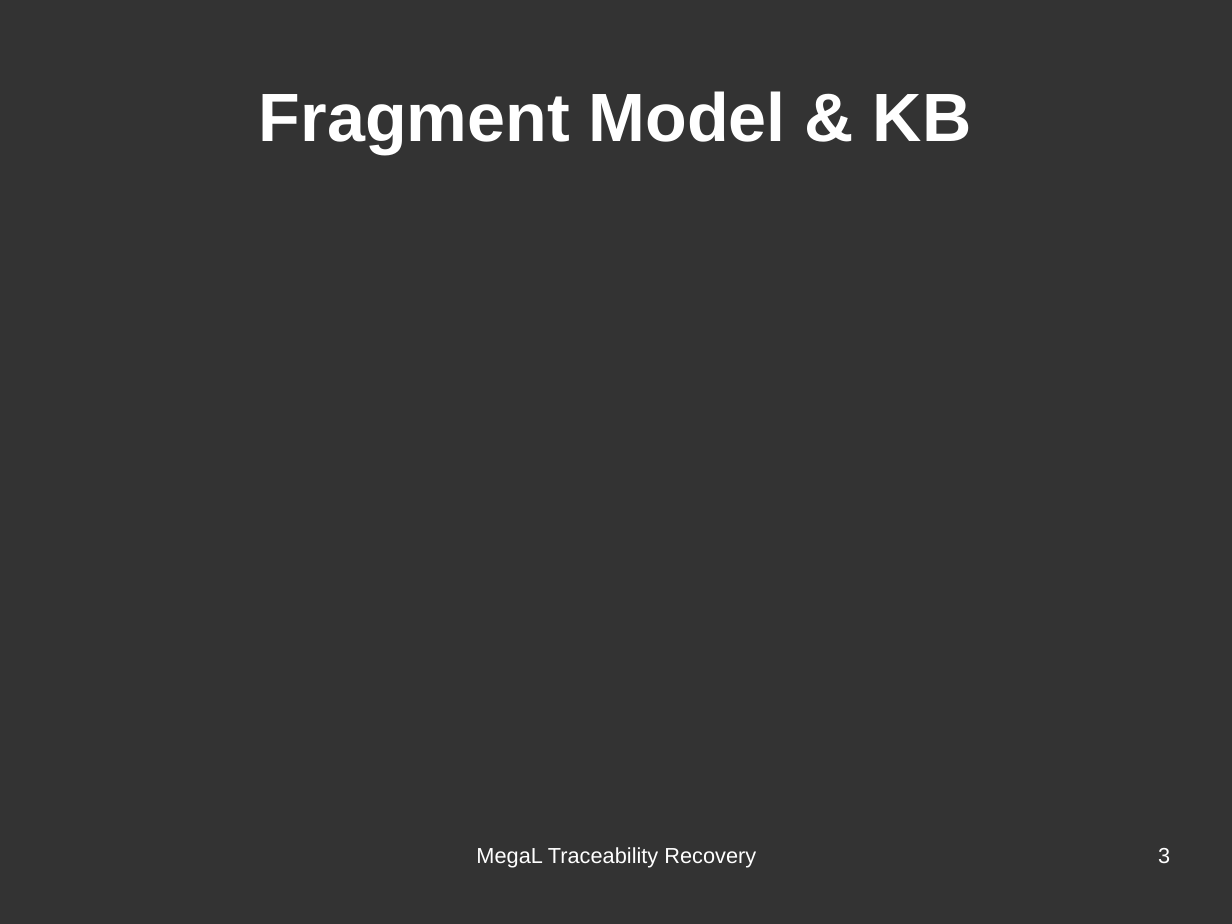
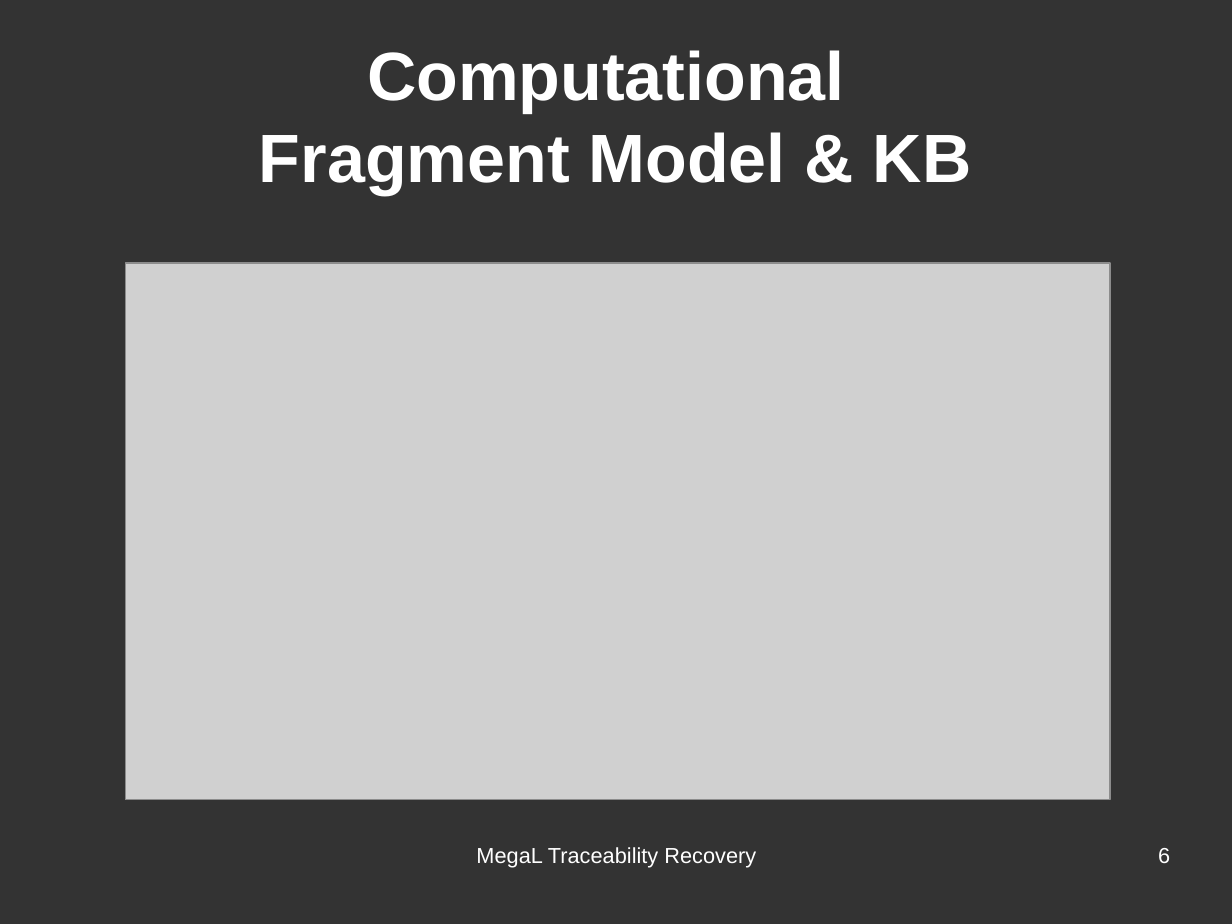
Before and after one commit to hayasam/megal-tr, a slide deck: slide 6 of slides/meeting-2016-06-28/meeting-2016-06-28.odp (slide 3 before the commit). Drawn at 1232x924 pixels with LibreOffice and Linux fonts; fonts in the diff are those of the drawing; grey boxes stand for pictures. Boxes give left, top, right and bottom in pixels: in the first picture for what was removed or moved away, otherwise in the second. Text is boxed around its words. In the diff, an @@ line names an element or a change of style, - is before the commit and + after.

```diff
--- a/slides/meeting-2016-06-28/meeting-2016-06-28.odp
+++ b/slides/meeting-2016-06-28/meeting-2016-06-28.odp
@@ title at box(259, 50, 972, 194): text changed @@
-Fragment Model & KB
+Computational
+Fragment Model & KB
@@ picture added at box(125, 263, 1110, 799) @@
@@ page number at box(1158, 848, 1170, 863): text changed @@
-3
+6
```
Also in this commit, not shown: 5 other slides changed, 7 slides added, 12 other files.
